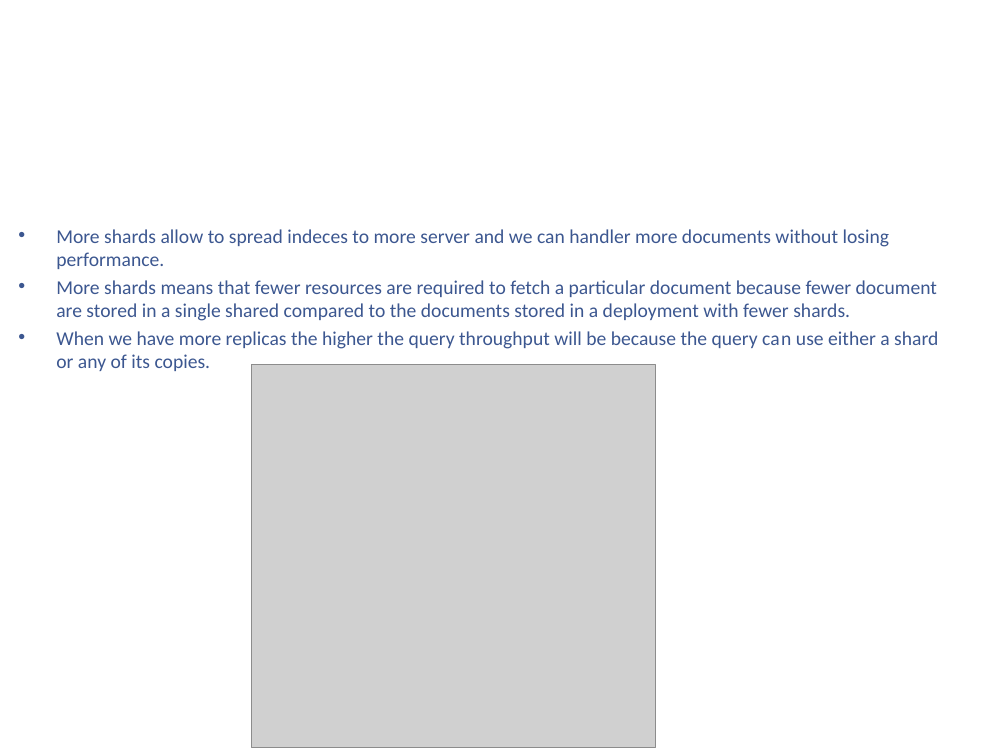
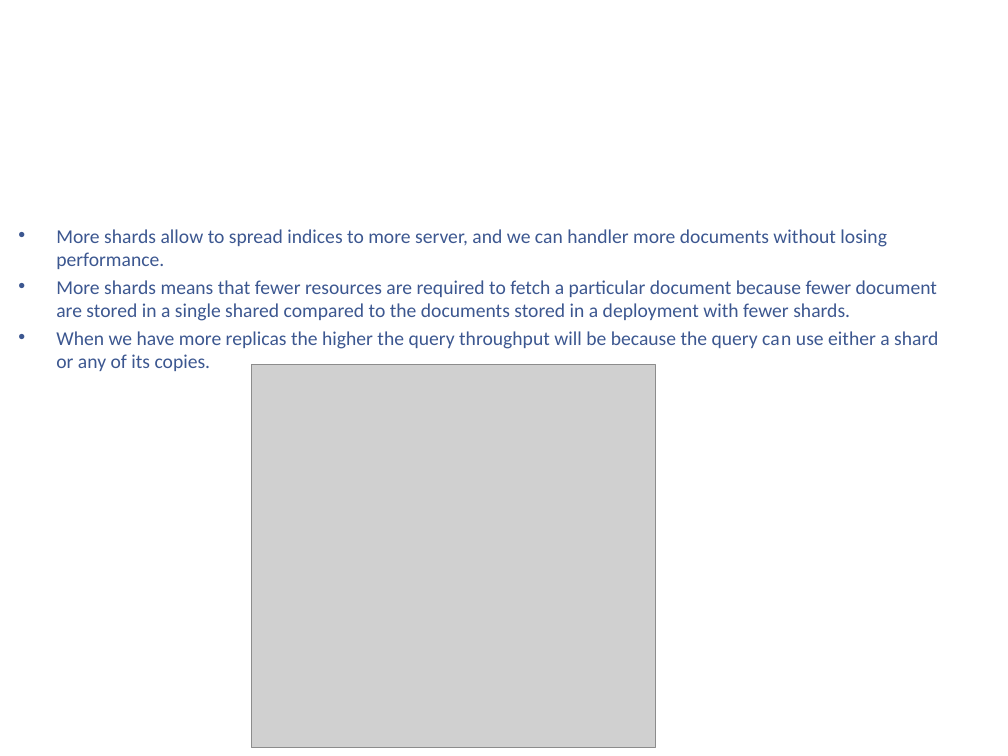
Before and after one commit to kenshincommon/ppts, a slide deck: slide 26 of Presentations/ElasticSearch/ElasticSearch.pptx (slide 19 before the commit). Drawn at 1008x756 pixels with LibreOffice and Linux fonts; fonts in the diff are those of the drawing; grey boxes stand for pictures; background and template pictures are left out. Boxes give left, top, right and bottom in pixels: in the first picture for what was removed or moved away, otherwise in the second. Text is boxed around its words. In the diff, an @@ line names an element or a change of style, - is before the commit and + after.

```diff
--- a/Presentations/ElasticSearch/ElasticSearch.pptx
+++ b/Presentations/ElasticSearch/ElasticSearch.pptx
@@ text at bbox=[56, 229, 887, 269]: text changed @@
-• More shards allow to spread indeces to more server and we can handler more documents without losing performance.
+• More shards allow to spread indices to more server, and we can handler more documents without losing performance.
```
Also in this commit, not shown: 12 other slides changed, 10 slides added, 11 other files.
